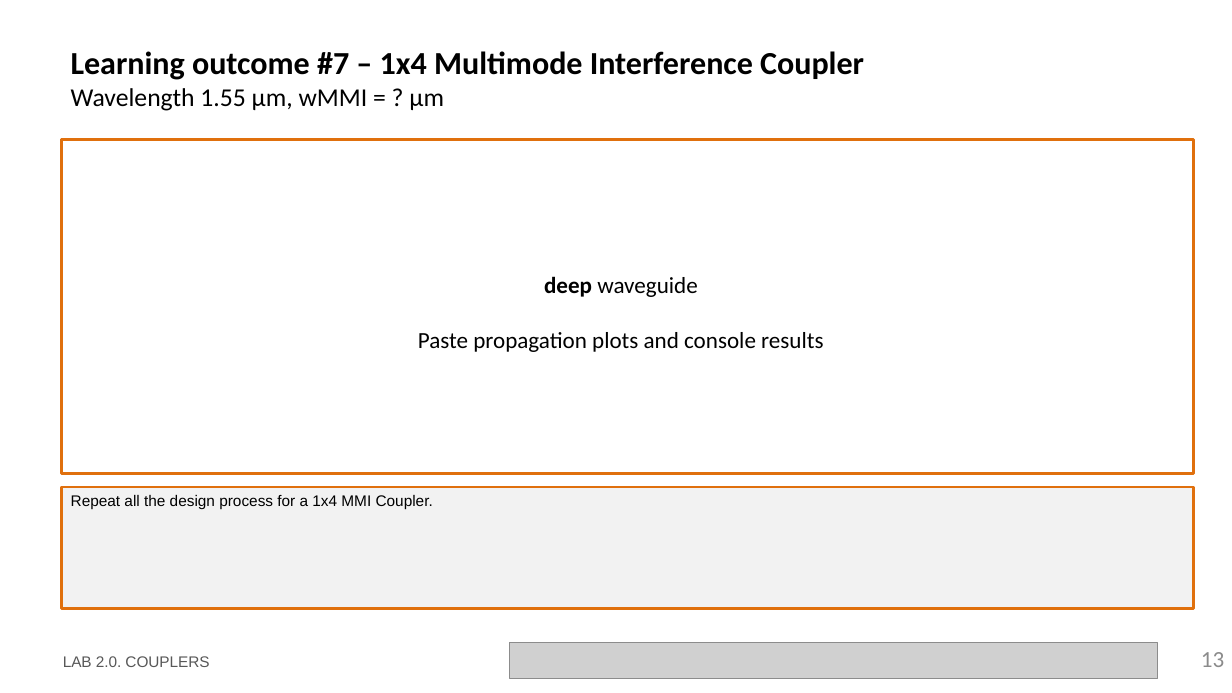
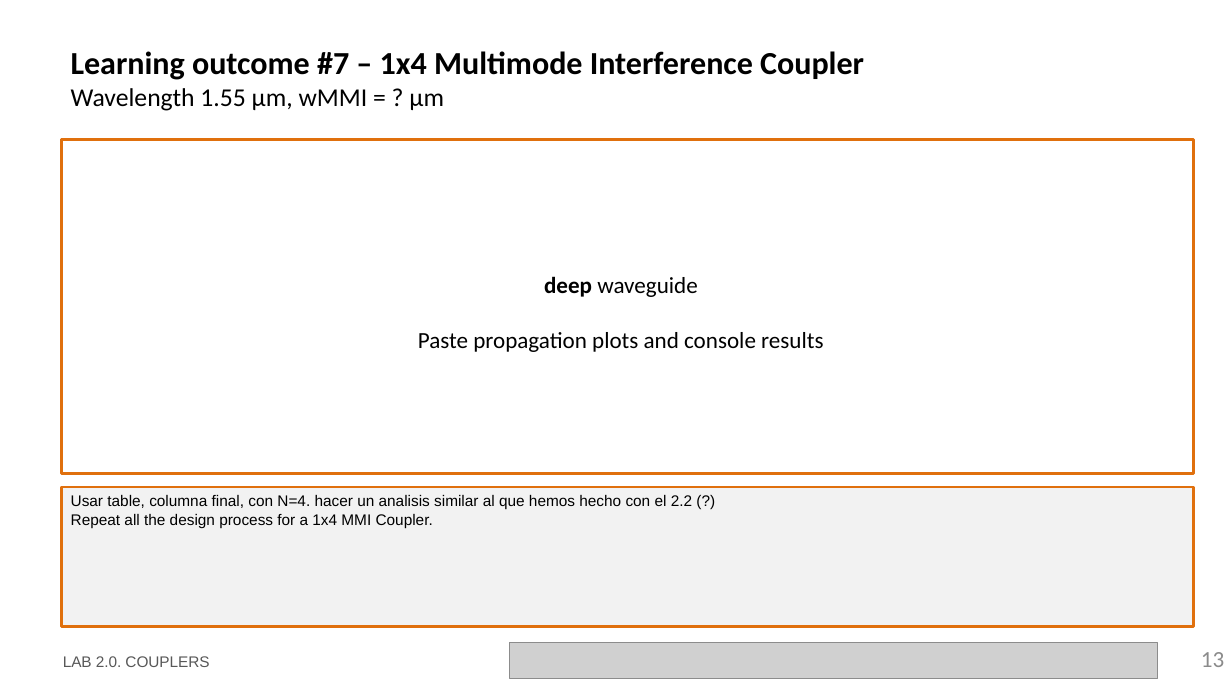
Before and after one commit to miiraandaa/cifoin-lab2, a slide deck: slide 13 of LabBook_20.pptx. Drawn at 1232x693 pixels with LibreOffice and Linux fonts; fonts in the diff are those of the drawing; grey boxes stand for pictures; background and template pictures are left out. Boxes give left, top, right and bottom in pixels: in the first picture for what was removed or moved away, otherwise in the second. Text is boxed around its words. In the diff, an @@ line names an element or a change of style, - is before the commit and + after.

```diff
--- a/LabBook_20.pptx
+++ b/LabBook_20.pptx
@@ rectangle "Usar table, columna final, con ...": place and size @@
-rectangle "Usar table, columna final, con ..." at <box>62,487,1194,608</box>
+rectangle "Usar table, columna final, con ..." at <box>62,487,1194,627</box>
@@ text in rectangle at <box>71,495,692,509</box>: paragraph added @@
+Usar table, columna final, con N=4. hacer un analisis similar al que hemos hecho con el 2.2 (?)
```
Also in this commit, not shown: 1 other file.
